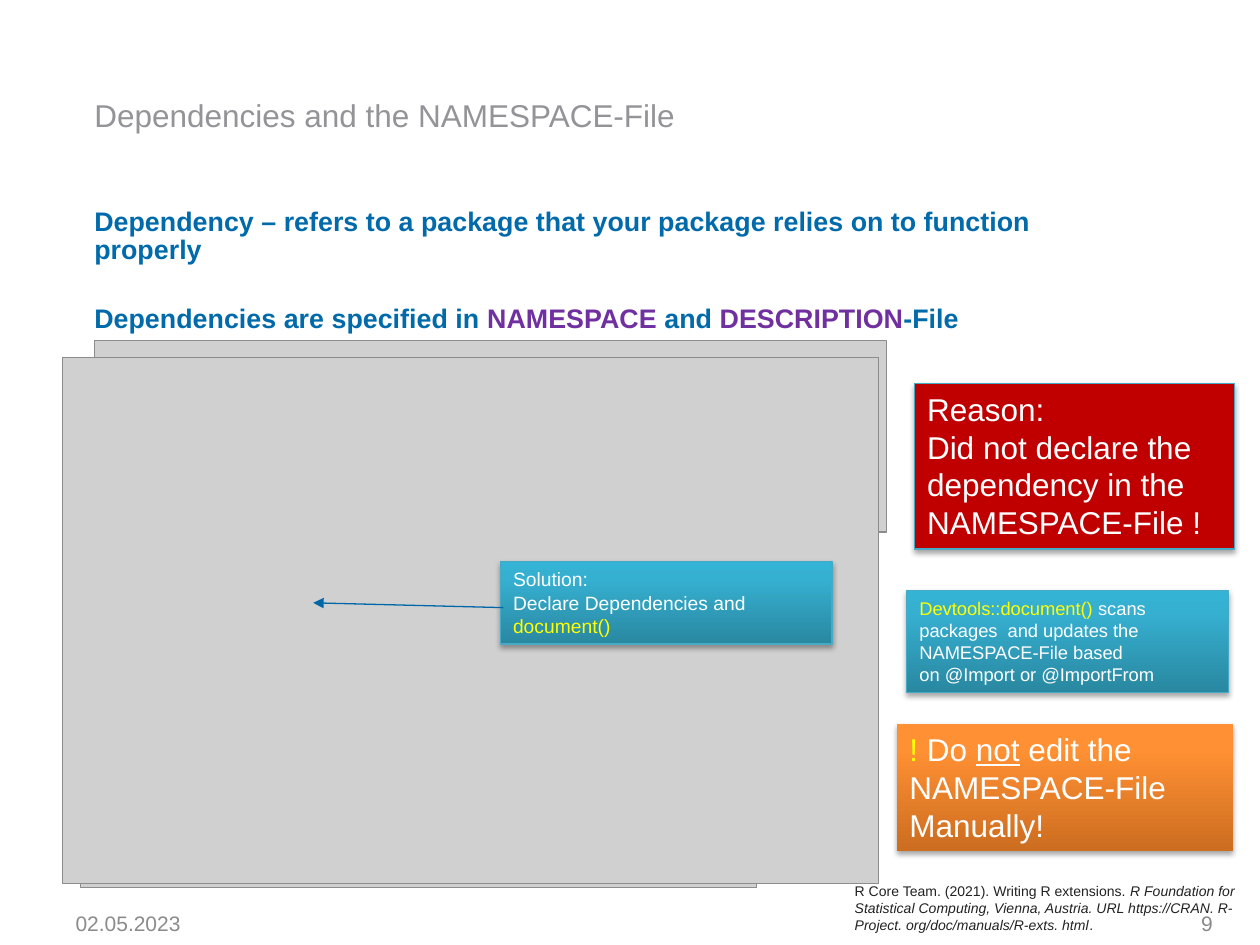
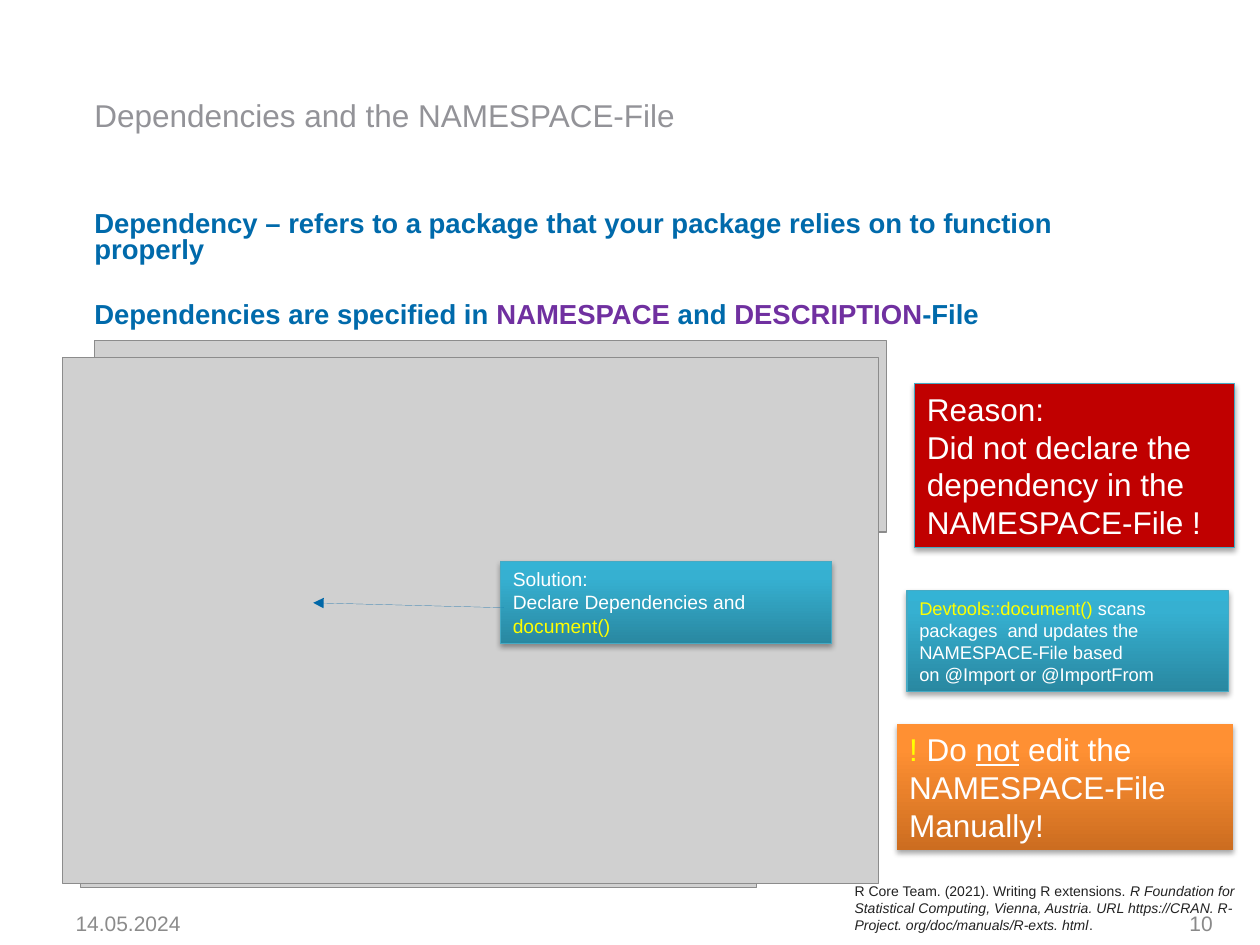
Before and after one commit to SergejRuff/package-development, a slide deck: slide 10 of R-package/Into to R Package Development (1).pptx (slide 9 before the commit). Drawn at 1260x945 pixels with LibreOffice and Linux fonts; fonts in the diff are those of the drawing; grey boxes stand for pictures; background and template pictures are left out. Boxes give left, top, right and bottom in pixels: in the first picture for what was removed or moved away, otherwise in the second. Text is boxed around its words. In the diff, an @@ line names an element or a change of style, - is before the commit and + after.

Commit message:
added to powerpoint

```diff
--- a/R-package/Into to R Package Development (1).pptx
+++ b/R-package/Into to R Package Development (1).pptx
@@ text "Dependency – refers to a ..." at (94,213,1051,330): size 15.3 to 15.7 pt; line spacing 0.9 to 0.8 @@
@@ rectangle "Reason:" at (915,383,1235,547): outline #46AAC5 0.75 pt to #46AAC4 0.75 pt @@
@@ rectangle "Solution:" at (500,562,832,644): fill gradient #2A88A2 to #37B1D2 to #34B4D6 to gradient #2988A1 to #36B0D1 to #34B3D5; outline #46AAC5 0.75 pt to #46AAC4 0.75 pt @@
@@ rectangle "Devtools::document() scans packages and updates ..." at (907,591,1228,692): fill gradient #2A88A2 to #37B1D2 to #34B4D6 to gradient #2988A1 to #36B0D1 to #34B3D5; outline #46AAC5 0.75 pt to #46AAC4 0.75 pt @@
@@ arrow (504, 607) - (314, 602): stroke #0068A7 0.75 pt to #0067A7 0.75 pt @@
@@ rectangle "! Do not edit the ..." at (897,724,1234,850): fill gradient #CC6E20 to #FF9034 to #FF9136 to gradient #CC6D20 to #FF9033 to #FF9135 @@
@@ text at (76,916,181,931): text changed @@
-02.05.2023
+14.05.2024
@@ page number at (1189,916,1212,931): text changed @@
-9
+10
```
Also in this commit, not shown: 14 other slides changed, 2 slides added, 2 other files.
